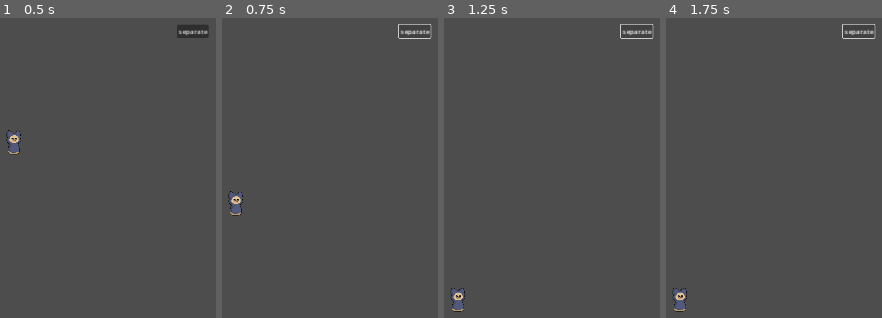
Above: before the commit, frames 1-4 (left to right).
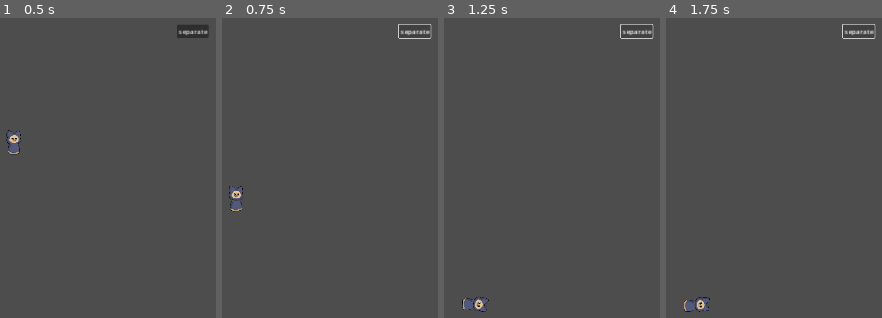
Above: after the commit, the same moments.

Repository: IssacZhuang/Gamejam-2024-Global
Game: Godot game, scene res://Scenes/SeperateFuncByYiming/Test_yiming.tscn
Two runs of this game, one before a commit and one after it. Both use one fixed random seed, a clock stepped at 60 frames per second and the inputs below. The project has no main scene, so this scene is started directly.
Inputs:
- Up to frame 1 (0.5 s): no input
- Up to frame 2 (0.75 s): click "separate" at 0.5 s
- Up to frame 3 (1.25 s): no input
- Up to frame 4 (1.75 s): hold D (player_rotation_right) from 1.28 s (still down); tap . (player_power_separate) at 1.35 s

Frame 1 is identical in both runs. In frame 2, 0.4% of the frame differs, in the area x 2-10%, y 56-66%; in frame 3, 0.8%, in the area x 3-21%, y 90-98%; in frame 4, 0.7%.
Error before the commit: Invalid access to property or key 'velocity' on a base object of type 'RigidBody2D'. (res://Scenes/SeperateFuncByYiming/Src/character_manager.gd:62)

Commit message:
Yiming: extend character node dependency for seperate code (CharacterBody2D and RigidBody2D)

Diff:
--- a/Godot/Scenes/SeperateFuncByYiming/Src/character_manager.gd
+++ b/Godot/Scenes/SeperateFuncByYiming/Src/character_manager.gd
@@ -28,40 +28,19 @@
 
 # Called every frame. 'delta' is the elapsed time since the previous frame.
 func _process(delta):
+    delta = delta # we may use it later
+
     # trigger by input
     if Input.is_action_just_pressed("player_power_separate"):
         on_separate_charactors()
 
     # test code
-    test_move_charactor()
-    return
-
-"""
---------------------------------------------------
-    test function (moving the characters)
---------------------------------------------------
-"""
-func test_move_charactor():
-    """
-        Behavior:
-            test for moving the character, check if the characters are separated or not
-                If the characters are separated:
-                    Move each char1 and char2 separately
-                If the characters are not separated:
-                    Move the charBoth
-        Args:
-            None
-        Returns:
-            None
-    """
-    if is_separated:
-        char1.velocity.x = 10
-        char1.move_and_slide()
-        char2.move_and_slide()
-    else:
-        charBoth.velocity.y = 10
-        charBoth.move_and_slide()
-    return
+    #if check_all_type("CharacterBody2D"):
+        #test_move_charactor("CharacterBody2D")
+    #elif check_all_type("RigidBody2D"):
+        #test_move_charactor("RigidBody2D")
+    return
+
 
 """
 --------------------------------------------------
@@ -81,7 +60,12 @@
     """
     if not is_separated:
         is_separated = true
-        separate_charactors_logic()
+        if check_all_type("CharacterBody2D"):
+            separate_charactors_logic("CharacterBody2D")
+        elif check_all_type("RigidBody2D"):
+            separate_charactors_logic("RigidBody2D")
+        else:
+            print("Error: The type of the character is not CharacterBody2D or RigidBody2D")
     return
 
 """
@@ -89,18 +73,28 @@
     Functions for the character separation
 --------------------------------------------------
 """
-func separate_charactors_logic():
+func separate_charactors_logic(type: String):
     """
         Behavior:
             separate the characters from each other
         Args:
-            None
+            type (String): The type of the character, either CharacterBody2D or RigidBody2D
         Returns:
             None
     """
     # save the velocity and position
-    var v = charBoth.velocity
-    var p = charBoth.position
+    var v = Vector2()
+    var v_a = Vector2()
+    var p = Vector2()
+
+    # get the velocity and position
+    if type == "CharacterBody2D":
+        v = charBoth.velocity
+        p = charBoth.position
+    elif type == "RigidBody2D":
+        v = charBoth.get_linear_velocity()
+        v_a = charBoth.get_angular_velocity()
+        p = charBoth.get_position()
 
     # separate the characters
     separate_charactors()
@@ -111,10 +105,18 @@
     change_parent(char2, self)
 
     # maintain the velocity and position
-    char1.velocity = v
-    char2.velocity = v
-    char1.position = p
-    char2.position = p
+    if type == "CharacterBody2D":
+        char1.velocity = v
+        char2.velocity = v
+        char1.position = p
+        char2.position = p
+    elif type == "RigidBody2D":
+        char1.set_linear_velocity(v)
+        char2.set_linear_velocity(v)
+        char1.set_angular_velocity(v_a)
+        char2.set_angular_velocity(v_a)
+        char1.set_position(p)
+        char2.set_position(p)
     return
 
 """
@@ -189,3 +191,61 @@
     """
     node.get_parent().remove_child(node)
     return
+
+func check_all_type(type: String):
+    """
+        Behavior:
+            Check if all character node is a specific type
+        Args:
+            types (String): The types to check
+        Returns:
+            bool: True if the node is the specific type, False if not
+    """
+    return check_type(char1, type) and check_type(char2, type) and check_type(charBoth, type)
+
+func check_type(node: Node2D, type: String):
+    """
+        Behavior:
+            Check if the node is the type
+        Args:
+            node (Node2D): The node to check
+            type (String): The type to check
+        Returns:
+            bool: True if the node is the type, False if not
+    """
+    return node.get_class() == type
+
+#"""
+#--------------------------------------------------
+    #test function (moving the characters)
+#--------------------------------------------------
+#"""
+#func test_move_charactor(type: String):
+    #"""
+        #Behavior:
+            #test for moving the character, check if the characters are separated or not
+                #If the characters are separated:
+                    #Move each char1 and char2 separately
+                #If the characters are not separated:
+                    #Move the charBoth
+        #Args:
+            #type (String): The type of the character, either CharacterBody2D or RigidBody2D
+        #Returns:
+            #None
+    #"""
+    ## assert the characters are CharacterBody2D
+    ## move the characters
+    #if is_separated:
+        #if type == "CharacterBody2D":
+            #char1.velocity.x = 10
+            #char1.move_and_slide()
+            #char2.move_and_slide()
+        #elif type == "RigidBody2D":
+            #char1.set_linear_velocity(Vector2(-10, 0))
+    #else:
+        #if type == "CharacterBody2D":
+            #charBoth.velocity.x = 10
+            #charBoth.move_and_slide()
+        #elif type == "RigidBody2D":
+            #charBoth.set_linear_velocity(Vector2(10, 0))
+    #return
--- a/Godot/Scenes/SeperateFuncByYiming/Test_yiming.tscn
+++ b/Godot/Scenes/SeperateFuncByYiming/Test_yiming.tscn
@@ -1,7 +1,6 @@
-[gd_scene load_steps=10 format=3 uid="uid://cctgoj0y3ty73"]
+[gd_scene load_steps=9 format=3 uid="uid://cctgoj0y3ty73"]
 
 [ext_resource type="Texture2D" uid="uid://kx17d2a8qxgb" path="res://Textures/CatHead.png" id="1_uod6h"]
-[ext_resource type="Script" path="res://player.gd" id="2_1euc0"]
 [ext_resource type="Texture2D" uid="uid://bv5abp4u8vlpo" path="res://Textures/CatBody.png" id="2_icu2f"]
 [ext_resource type="Script" path="res://Scenes/SeperateFuncByYiming/Src/character_manager.gd" id="3_xsa1r"]
 
@@ -51,7 +50,6 @@
 
 [node name="Character1" type="RigidBody2D" parent="CharacteManager/CharacterBoth"]
 position = Vector2(2, 3)
-script = ExtResource("2_1euc0")
 
 [node name="Character1AnimatedSprite2D" type="AnimatedSprite2D" parent="CharacteManager/CharacterBoth/Character1"]
 sprite_frames = SubResource("SpriteFrames_0osm2")
@@ -60,7 +58,6 @@
 polygon = PackedVector2Array(-17, -31, -17, -27, -18, -26, -18, -16, -16, -14, -18, -11, -18, -6, -8, 3, 7, 3, 17, -7, 17, -10, 16, -13, 15, -14, 15, -18, 16, -18, 16, -23, 15, -24, 15, -27, 14, -28, 14, -30, 13, -31, 8, -31, -1, -24, -11, -32, -15, -32)
 
 [node name="Character2" type="RigidBody2D" parent="CharacteManager/CharacterBoth"]
-script = ExtResource("2_1euc0")
 
 [node name="Character2AnimatedSprite2D" type="AnimatedSprite2D" parent="CharacteManager/CharacterBoth/Character2"]
 sprite_frames = SubResource("SpriteFrames_bhrbh")
